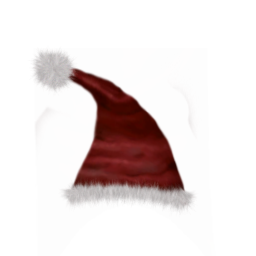
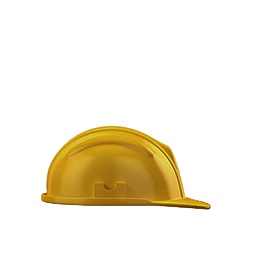
Before/after of a 256x256 layered artwork. What changed in the layer stack:
added layer "Layer 8" above "Layer 2" over [38, 123, 211, 212]
hid "Layer 5" over [28, 47, 202, 218]
hid "Layer 2 copy 3" over [33, 48, 211, 218]
